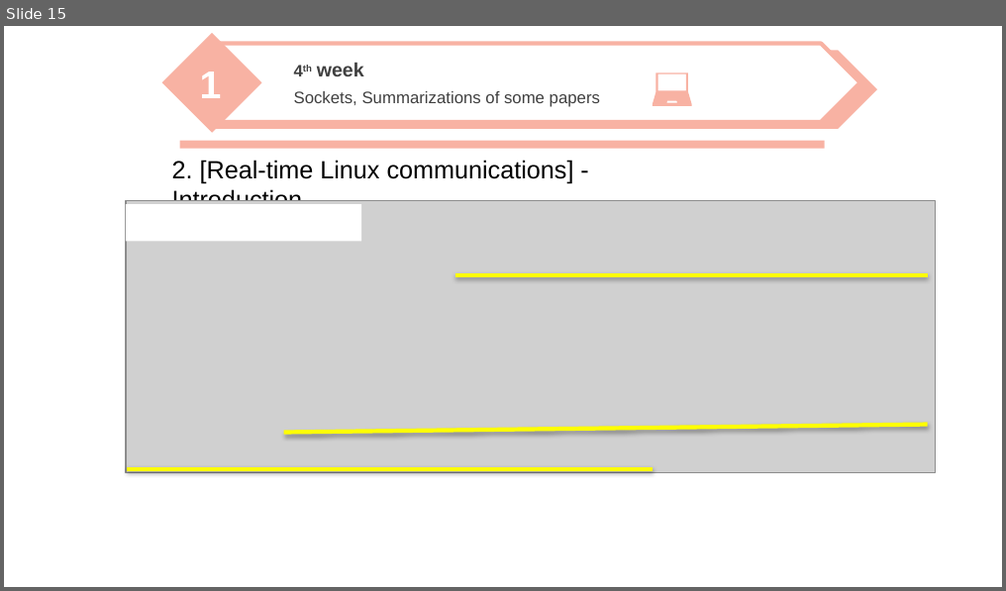
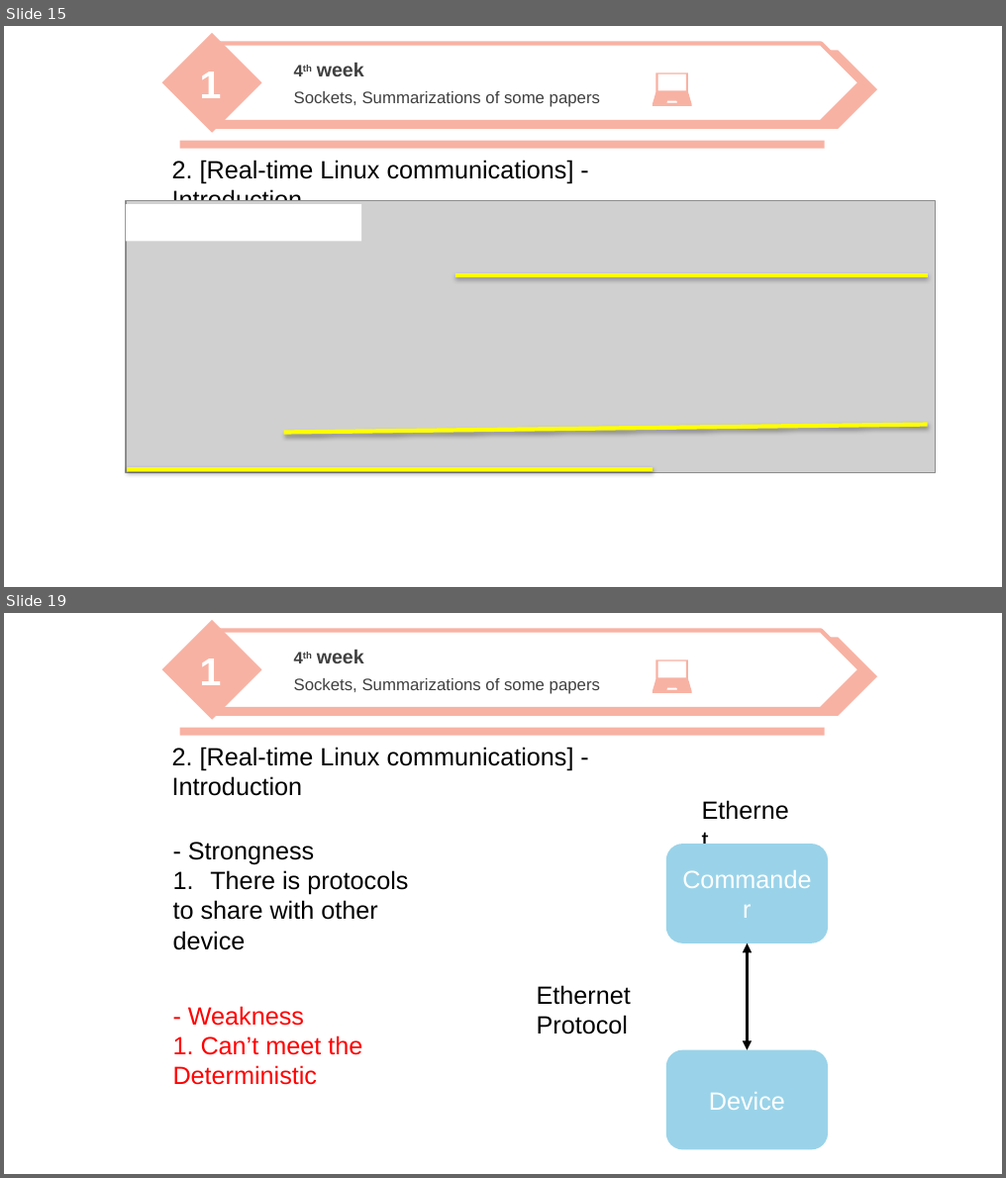
Before and after one commit to nicesick/Prototyping-Delay-Aware-V2X-Safe-Communications, a slide deck: presentation/presentation_2.pptx. Shown one above the other, each under a label of ours: slide 15 before the commit, slides 15 and 19 after it; the slides between them are not shown. The pictures are 1006x591 and 1006x1178 pixels, drawn with LibreOffice and Linux fonts; fonts in the diff are those of the drawing; grey boxes stand for pictures; background and template pictures are left out. Boxes give left, top, right and bottom in pixels: in the first picture for what was removed or moved away, otherwise in the second. Text is boxed around its words. In the diff, an @@ line names an element or a change of style, - is before the commit and + after.

```diff
--- a/presentation/presentation_2.pptx
+++ b/presentation/presentation_2.pptx
@@ slide 19 added at box(4, 613, 1002, 1174), background picture (left out) @@
@@ freeform shape added at box(652, 660, 693, 693), fill #F8B2A3 @@
@@ group added at box(161, 620, 877, 720): 3 texts, 2 pentagon arrows, 1 diamond @@
+1
+4th week
+Sockets, Summarizations of some papers
@@ rectangle added at box(179, 728, 825, 736), fill #F8B2A3 @@
@@ text added at box(172, 747, 574, 796), 18 pt, text #000000 @@
+2. [Real-time Linux communications] - Introduction
@@ text added at box(173, 842, 408, 951), 18 pt, text #000000 @@
+- Strongness
+1. There is protocols
+to share with other device
@@ text added at box(173, 1006, 362, 1085), 18 pt, text #FF0000 @@
+- Weakness
+1. Can’t meet the Deterministic
@@ group added at box(537, 844, 828, 1150): 2 texts, 2 rounded rectangles, 1 double arrow @@
+Ethernet
+Commander
+Device
+Ethernet Protocol
```
Also in this commit, not shown: 2 slides changed, 16 other slides added.
